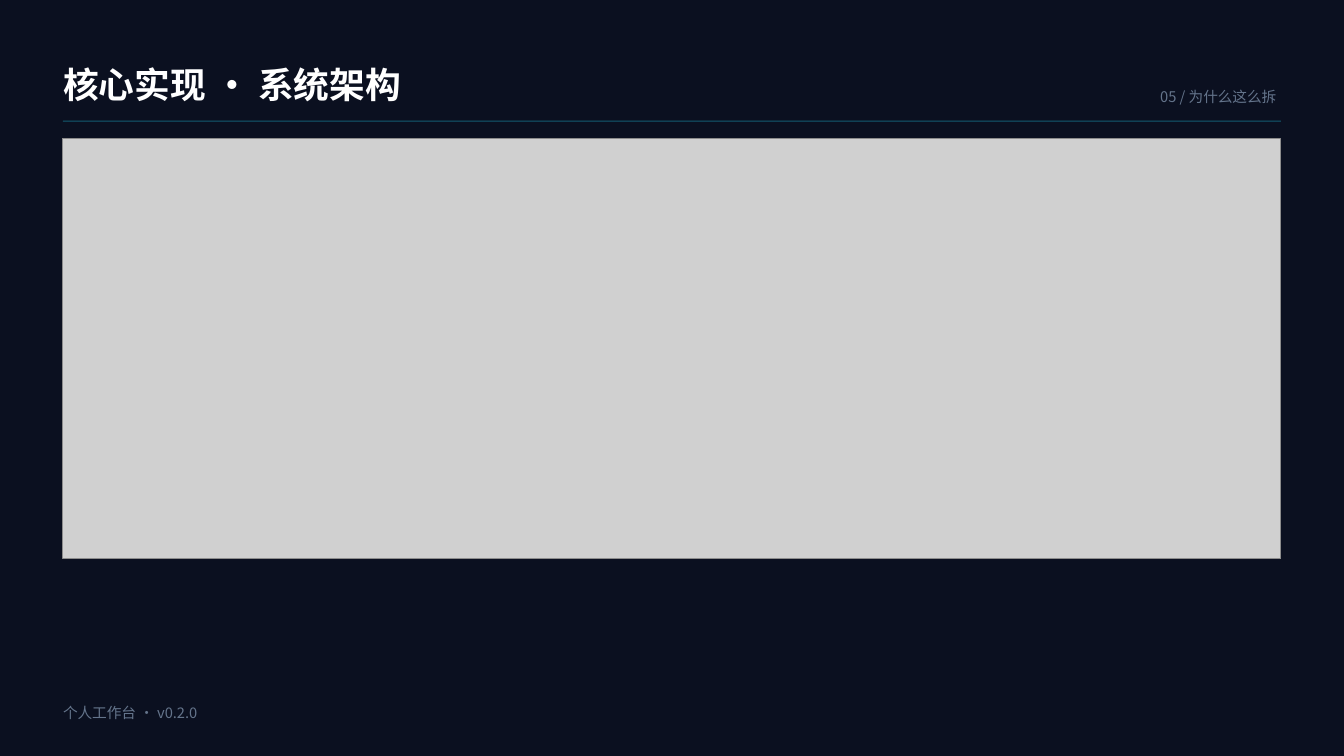
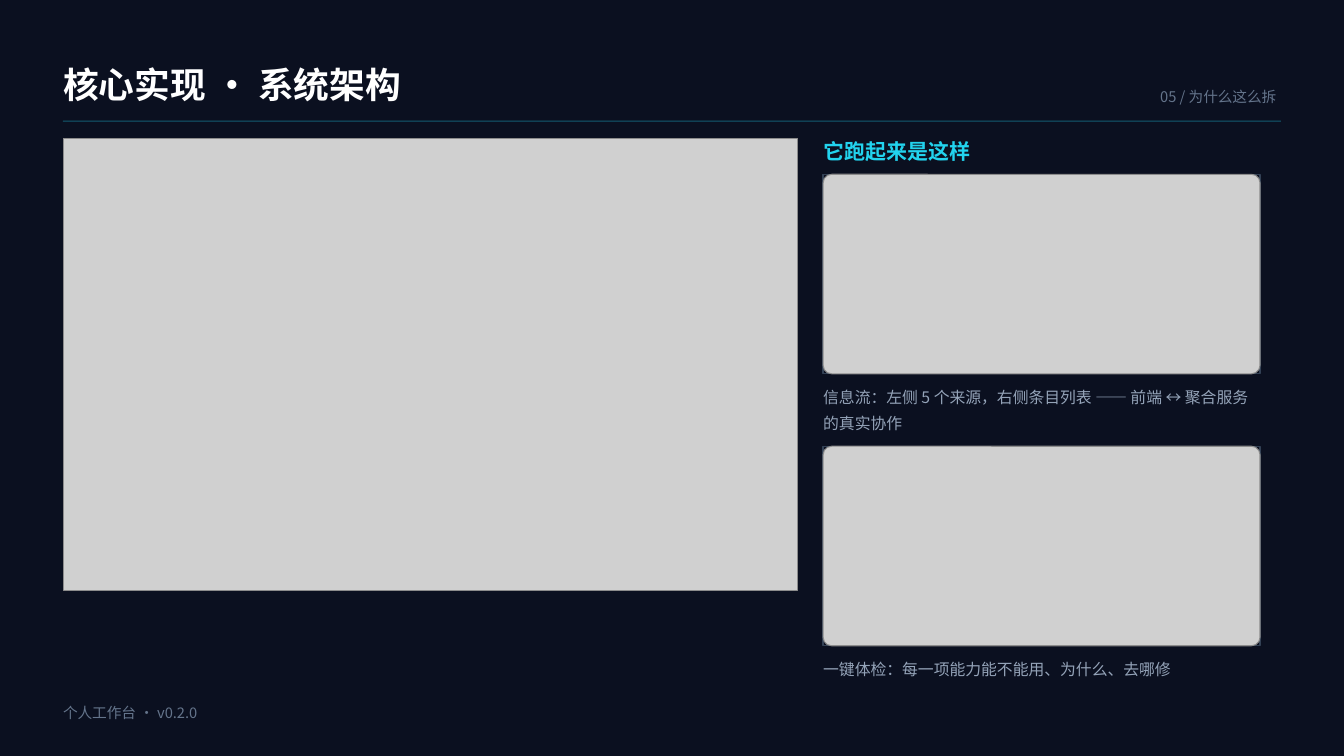
Before and after one commit to wzsl07/personal-workspace, a slide deck: slide 6 of 个人工作台-答辩PPT/个人工作台-答辩PPT.pptx. Drawn at 1344x756 pixels with LibreOffice and Linux fonts; fonts in the diff are those of the drawing; grey boxes stand for pictures. Boxes give left, top, right and bottom in pixels: in the first picture for what was removed or moved away, otherwise in the second. Text is boxed around its words. In the diff, an @@ line names an element or a change of style, - is before the commit and + after.

Commit message:
docs(contest): 专项材料 Word 版 + 架构页改为图文组合
- docs/个人工作台-赛道B专项材料.docx：与 Markdown 同内容的 Word 版（目录、页码、
  16 张表格、附录 4 张实机截图）
- PPT 第 6 页改为左侧纵向架构图 + 右侧信息流与能力体检实机截图

```diff
--- a/个人工作台-答辩PPT/个人工作台-答辩PPT.pptx
+++ b/个人工作台-答辩PPT/个人工作台-答辩PPT.pptx
@@ picture resized from (x1=63, y1=139, x2=1280, y2=560) to (x1=63, y1=139, x2=798, y2=591) @@
@@ text added at (x1=823, y1=141, x2=970, y2=161), 15 pt, text #22D3EE, bold @@
+它跑起来是这样
@@ rectangle added at (x1=824, y1=174, x2=1260, y2=374), outline #334155 1 pt @@
@@ picture added at (x1=824, y1=174, x2=1260, y2=374) @@
@@ text added at (x1=823, y1=389, x2=1248, y2=430), 11.2 pt, text #94A3B8 @@
+信息流：左侧 5 个来源，右侧条目列表 —— 前端 ↔ 聚合服务的真实协作
@@ rectangle added at (x1=824, y1=447, x2=1260, y2=646), outline #334155 1 pt @@
@@ picture added at (x1=824, y1=447, x2=1260, y2=646) @@
@@ text added at (x1=823, y1=662, x2=1171, y2=676), 11.2 pt, text #94A3B8 @@
+一键体检：每一项能力能不能用、为什么、去哪修
```
Also in this commit, not shown: 3 other files.
